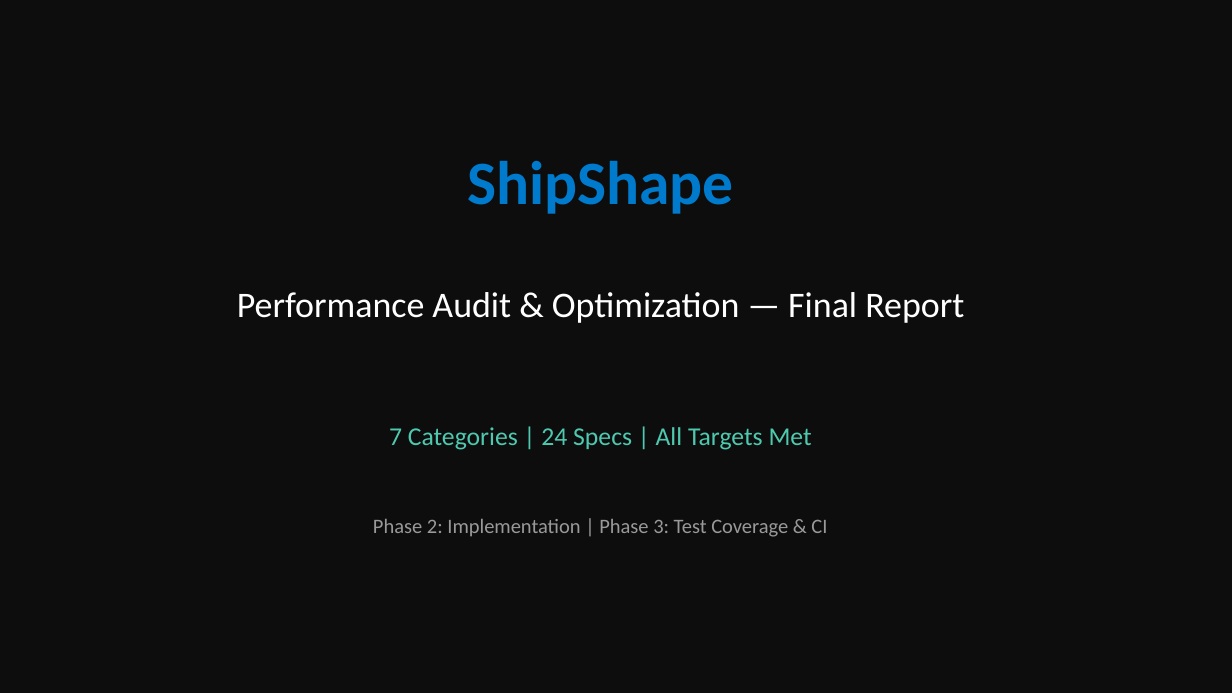
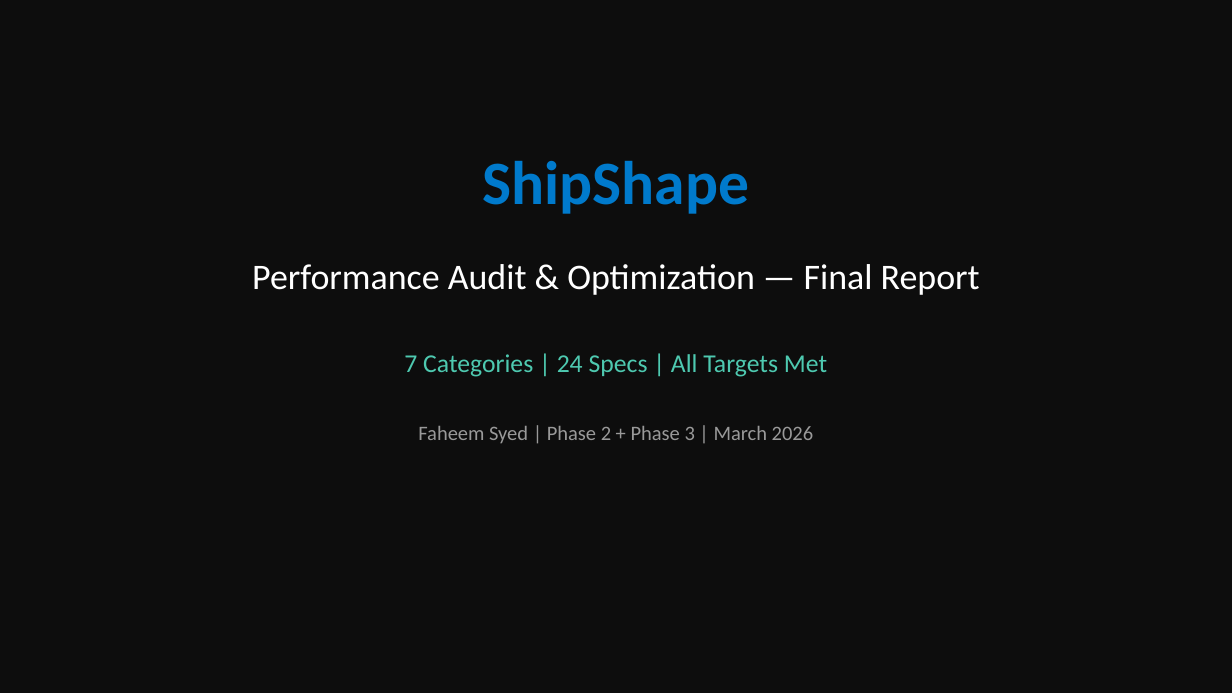
Before and after one commit to fsyeddev-a11y/ShipShape, a slide deck: slide 1 of docs/ShipShape-Final-Presentation.pptx. Drawn at 1232x693 pixels with LibreOffice and Linux fonts; fonts in the diff are those of the drawing. Boxes give left, top, right and bottom in pixels: in the first picture for what was removed or moved away, otherwise in the second. Text is boxed around its words. In the diff, an @@ line names an element or a change of style, - is before the commit and + after.

```diff
--- a/docs/ShipShape-Final-Presentation.pptx
+++ b/docs/ShipShape-Final-Presentation.pptx
@@ text "ShipShape": place and size @@
-text "ShipShape" at <box>467,161,734,214</box>
+text "ShipShape" at <box>482,161,749,214</box>
@@ text "Performance Audit & Optimization — ...": place and size @@
-text "Performance Audit & Optimization — ..." at <box>237,292,964,323</box>
+text "Performance Audit & Optimization — ..." at <box>252,264,980,295</box>
@@ text "7 Categories | 24 Specs ...": place and size @@
-text "7 Categories | 24 Specs ..." at <box>389,427,812,450</box>
+text "7 Categories | 24 Specs ..." at <box>404,354,827,377</box>
@@ text at <box>418,426,813,443</box>: text changed @@
-Phase 2: Implementation | Phase 3: Test Coverage & CI
+Faheem Syed | Phase 2 + Phase 3 | March 2026
```
Also in this commit, not shown: 10 other slides changed, 21 slides added, 5 slides removed, 4 other files.
